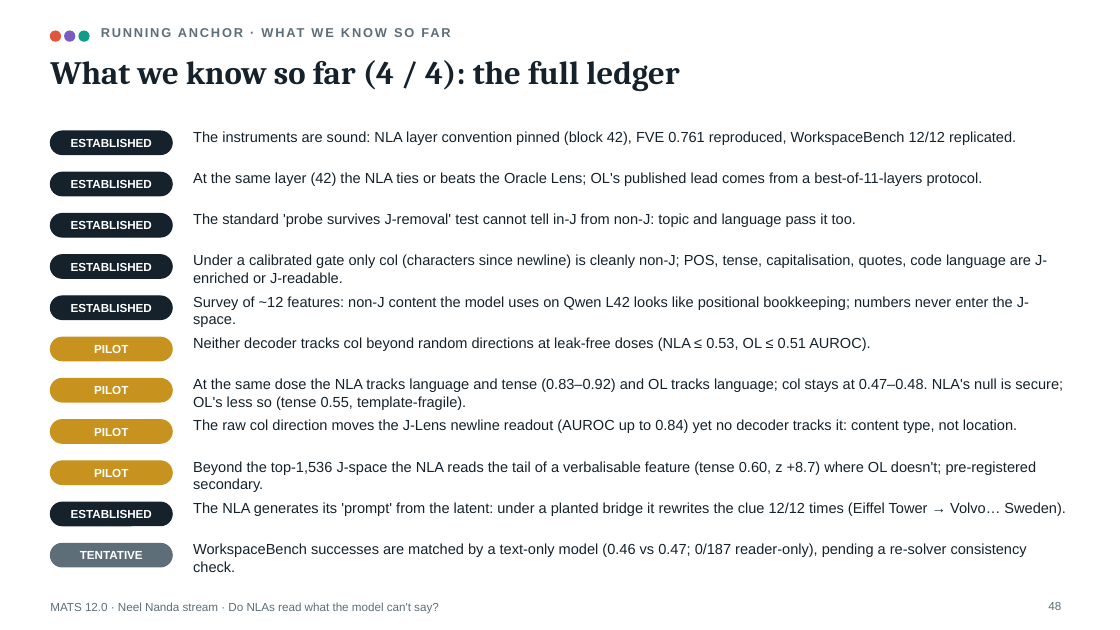
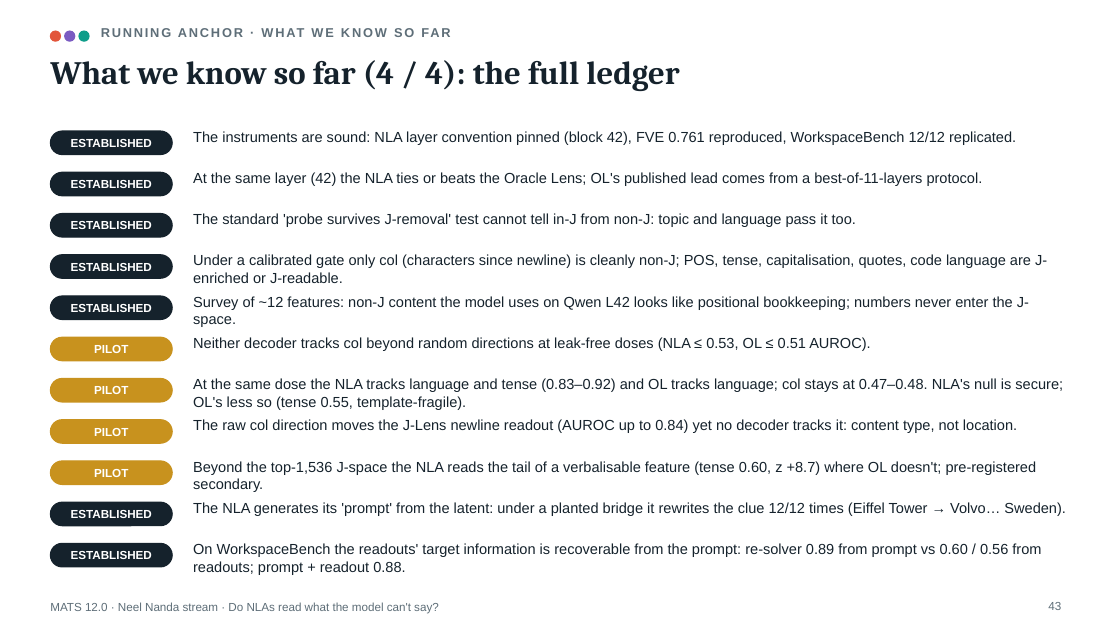
Before and after one commit to Jarus77/mats-nla-workspace, a slide deck: slide 43 of deck/mats_nla_workspace.pptx (slide 48 before the commit). Drawn at 1120x630 pixels with LibreOffice and Linux fonts; fonts in the diff are those of the drawing. Boxes give left, top, right and bottom in pixels: in the first picture for what was removed or moved away, otherwise in the second. Text is boxed around its words. In the diff, an @@ line names an element or a change of style, - is before the commit and + after.

```diff
--- a/deck/mats_nla_workspace.pptx
+++ b/deck/mats_nla_workspace.pptx
@@ rounded rectangle at [50,544,172,567]: fill #5E6E78 to #15222C; outline #5E6E78 1 pt to #15222C 1 pt @@
@@ text at [71,551,152,559]: text changed @@
-TENTATIVE
+ESTABLISHED
@@ text at [193,543,1041,575]: text changed @@
-WorkspaceBench successes are matched by a text-only model (0.46 vs 0.47; 0/187 reader-only), pending a re-solver consistency check.
+On WorkspaceBench the readouts' target information is recoverable from the prompt: re-solver 0.89 from prompt vs 0.60 / 0.56 from readouts; prompt + readout 0.88.
```
Also in this commit, not shown: 27 other slides changed, 1 slide added, 6 slides removed, 11 other files.
